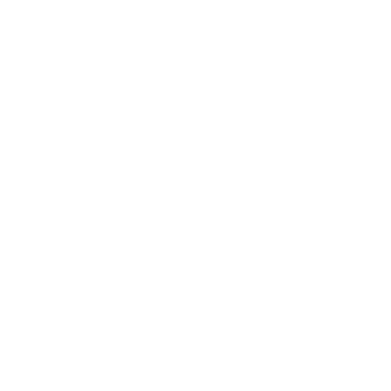
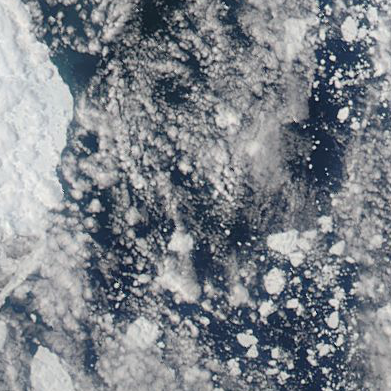
Revision of a layered 391 × 391 image; what changed, layer by layer:
added layer "119_beaufort_sea_100km_20110608.aqua.truecolor.250m" above "landfast ice" over [left=0, top=0, right=391, bottom=391]
